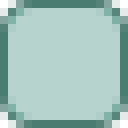
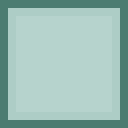
Before/after of a 128 × 128 layered artwork. What changed in the layer stack:
painted on "Rounded Rectangle 1" over [left=0, top=0, right=128, bottom=128]
